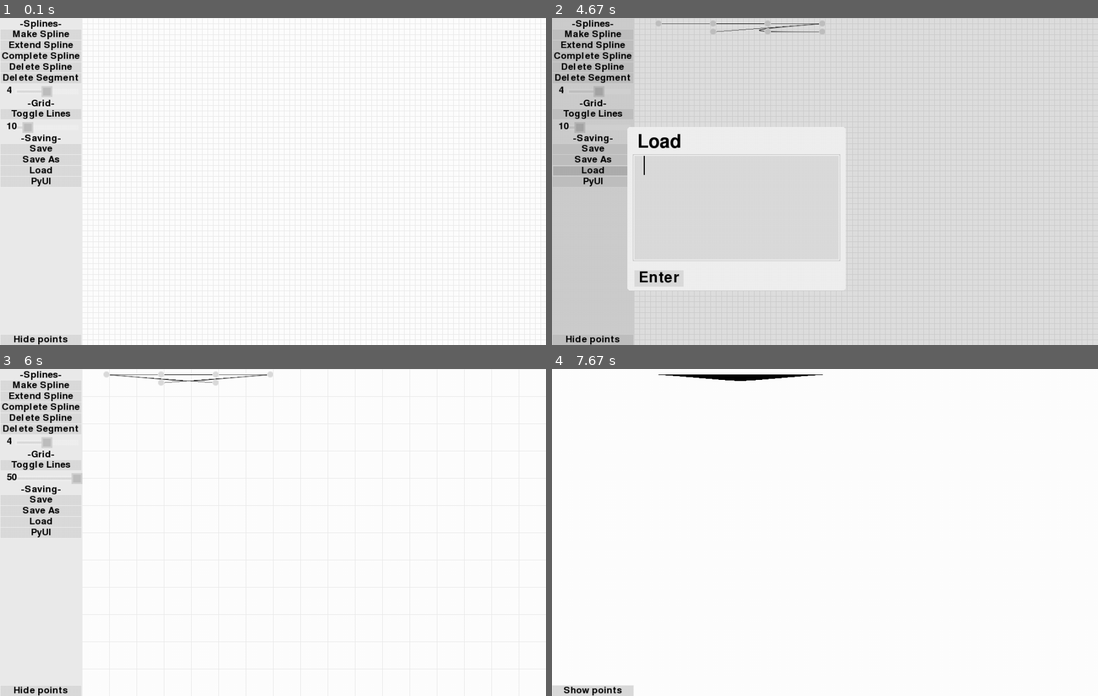
Above: before the commit, frames 1-4 (two rows, left to right).
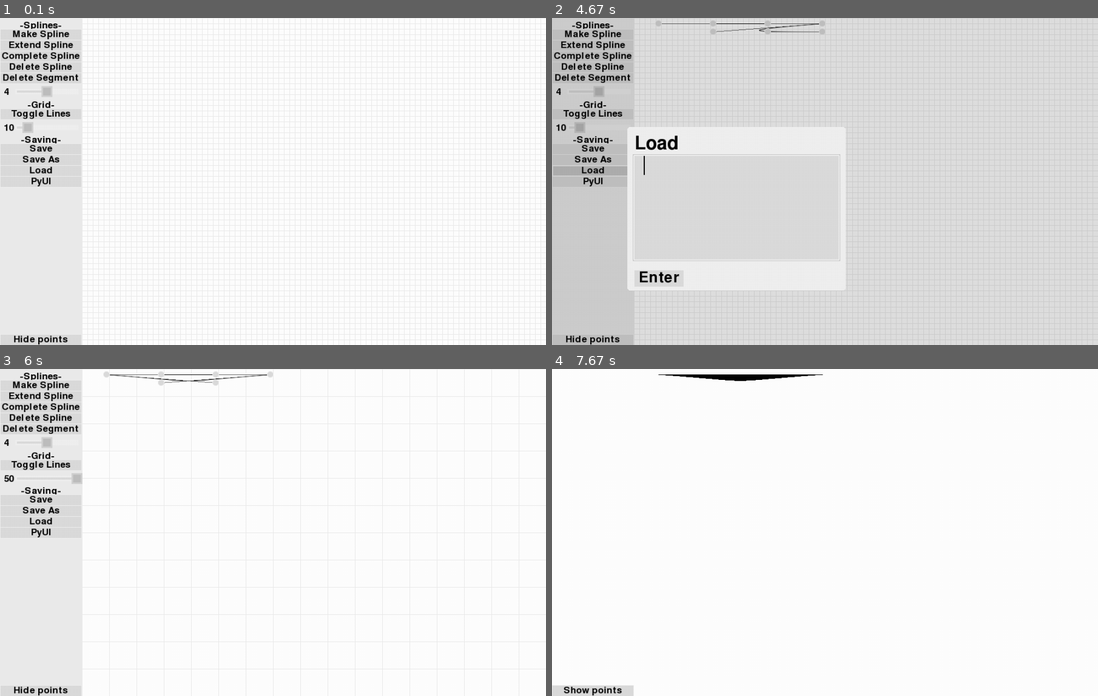
Above: after the commit, the same moments.

Repository: christianharris-3/PyUI
Game: pygame game, started from PyUI vector maker.py
Same seed, same stepped clock (60 frames per second), same inputs: the game is played once before the commit and once after it.
Inputs (mouse positions are in pixels of both pictures, inside the frame that each line leads up to):
- Up to frame 1 (0.1 s): no input
- Up to frame 2 (4.67 s): press the mouse at (590, 171) at 0.37 s; move the mouse to (644, 178) at 0.47 s; release the mouse at (693, 184) at 0.6 s; press the mouse at (590, 171) at 0.7 s; move the mouse to (622, 214) at 0.8 s; release the mouse at (655, 256) at 0.93 s; press the mouse at (737, 207) at 1.03 s; move the mouse to (677, 142) at 1.13 s; release the mouse at (617, 76) at 1.27 s; tap Space at 1.33 s; press the mouse at (590, 34) at 1.7 s; move the mouse to (781, 44) at 1.8 s; release the mouse at (966, 57) at 1.93 s; press the mouse at (590, 76) at 2.03 s; move the mouse to (622, 109) at 2.13 s; release the mouse at (655, 138) at 2.27 s; click (601, 89) at 2.38 s; press the mouse at (590, 44) at 2.7 s; move the mouse to (606, 158) at 2.8 s; release the mouse at (617, 273) at 2.93 s; press the mouse at (590, 44) at 3.03 s; move the mouse to (814, 53) at 3.13 s; release the mouse at (1032, 60) at 3.27 s; tap Enter at 3.33 s; press the mouse at (590, 338) at 3.7 s; move the mouse to (732, 237) at 3.8 s; release the mouse at (879, 132) at 3.93 s; press the mouse at (590, 338) at 4.03 s; move the mouse to (748, 246) at 4.13 s; release the mouse at (901, 152) at 4.27 s; press the mouse at (590, 171) at 4.37 s; move the mouse to (655, 201) at 4.47 s; release the mouse at (715, 230) at 4.6 s
- Up to frame 3 (6 s): press the mouse at (191, 558) at 4.7 s; move the mouse to (174, 552) at 4.8 s; release the mouse at (158, 545) at 4.93 s; press the mouse at (141, 630) at 5.03 s; move the mouse to (136, 565) at 5.13 s; release the mouse at (136, 499) at 5.27 s; press the mouse at (38, 408) at 5.37 s; move the mouse to (60, 408) at 5.47 s; release the mouse at (81, 411) at 5.6 s; press the mouse at (27, 476) at 5.7 s; move the mouse to (196, 529) at 5.8 s; release the mouse at (371, 581) at 5.93 s
- Up to frame 4 (7.67 s): press the mouse at (590, 689) at 6.03 s; move the mouse to (683, 548) at 6.13 s; release the mouse at (775, 411) at 6.27 s; press the mouse at (590, 689) at 6.37 s; move the mouse to (693, 653) at 6.47 s; release the mouse at (797, 617) at 6.6 s; press the mouse at (590, 689) at 6.7 s; move the mouse to (655, 548) at 6.8 s; release the mouse at (721, 411) at 6.93 s; press the mouse at (590, 689) at 7.03 s; move the mouse to (688, 581) at 7.13 s; release the mouse at (786, 470) at 7.27 s; press the mouse at (590, 689) at 7.37 s; move the mouse to (710, 653) at 7.47 s; release the mouse at (825, 614) at 7.6 s

The runs differ from the first frame. In frame 1, 0.3% of the frame differs, in the area x 0-12%, y 0-39%; in frame 2, 0.6%, in the area x 0-24%, y 0-41%; in frame 3, 0.3%; in frame 4, nothing differs.

Commit message:
Update PyUI.py
fixed bugs with screen not refreshing anchors properly, and made the screen resize in theory faster.

Diff:
--- a/PyUI.py
+++ b/PyUI.py
@@ -363,9 +363,11 @@
         self.scale = scale
         self.dirscale = [self.screenw/self.basescreensize[0],self.screenh/self.basescreensize[1]]
         for a in self.items:
+            if a.scalesize:
+                a.refresh(self)
+        for a in self.automenus+self.windowedmenus:
             a.refresh(self)
-            if not a.onitem:
-                a.resetcords(self)
+            a.resetcords(self)
 
     def getscreen(self):
         sc = pygame.display.get_surface()
@@ -1446,8 +1448,10 @@
             if verticalspacing == -1: self.verticalspacing = spacing
             if horizontalspacing == -1: self.horizontalspacing = spacing
         else:
-            if verticalspacing == -1: self.verticalspacing = 0
-            if horizontalspacing == -1: self.horizontalspacing = 8
+            defaults = (0,8)
+            if type(self) == TEXT: defaults = (3,3)
+            if verticalspacing == -1: self.verticalspacing = defaults[0]
+            if horizontalspacing == -1: self.horizontalspacing = defaults[1]
 
         self.toggle = toggle
         self.toggleable = toggleable
@@ -2576,10 +2580,12 @@
 
 class MENU(GUI_ITEM):
     def reset(self,ui):
-        pass
+        self.scalesize = False
     def refresh(self,ui):
         self.refreshscale(ui)
         self.refreshcords(ui)
+        self.width = ui.screenw
+        self.height = ui.screenh
     def child_refreshcords(self,ui):
         for a in self.bounditems:
             a.resetcords(ui)
